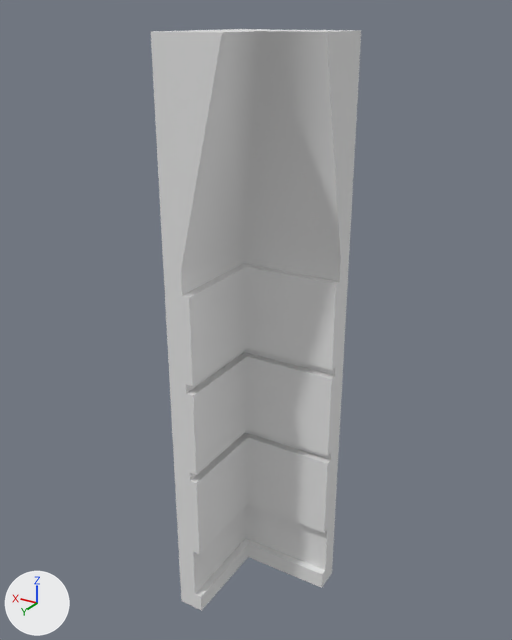
Renders of the FBX model Main/Cyber/Cyber/CyberContent/Assets/3D/Interior/Interior_Wall_Concave.FBX from each side of a commit.
Camera for both pictures: a 50 mm lens placed at (-1.81, 2.93, 3.06), pointed at (-0.13, 0.13, 1.66). The axes (+X, +Y, +Z) are drawn at lower left. The lights are the same throughout. Where no turn or scale is listed for an object, it has been applied to the vertices.
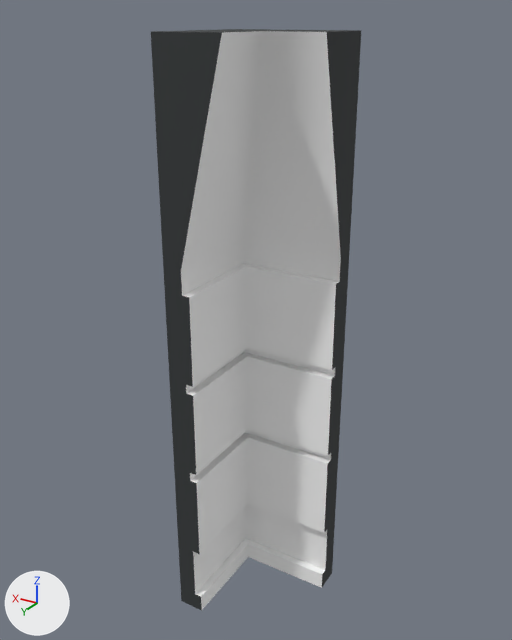
The edits, one by one:
Picture 'TemScianaWkleslaB.jpg' (img_temscianawkleslab_jpg) is new.
Material '01 - Default' (mat_01___default) is new.
Its texture is img_temscianawkleslab_jpg.
Its roughness is 0.859.
me_mesh has 84 vertices, 82 faces and spans x -0.5..0.14, y -0.14..0.5, z 0.0..3.0.
me_mesh now uses material mat_01___default (picture img_temscianawkleslab_jpg).

What differs and where, as boxes [x1, y1, x2, y2] in the pictures (512 x 640 px):
'Box003', recoloured: [151, 29, 361, 611] in both
